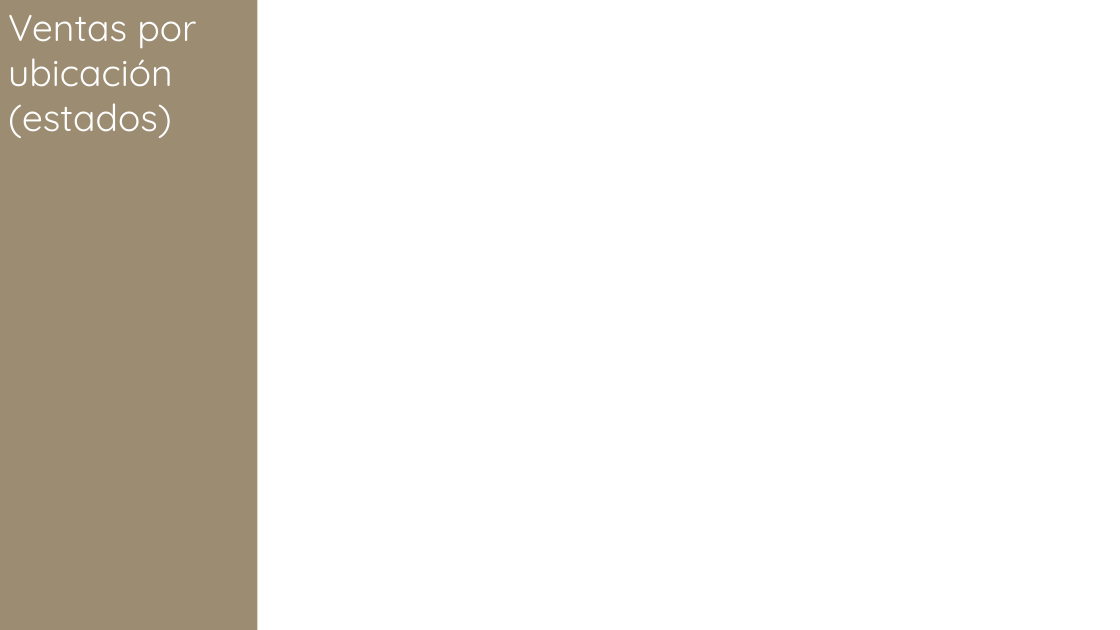
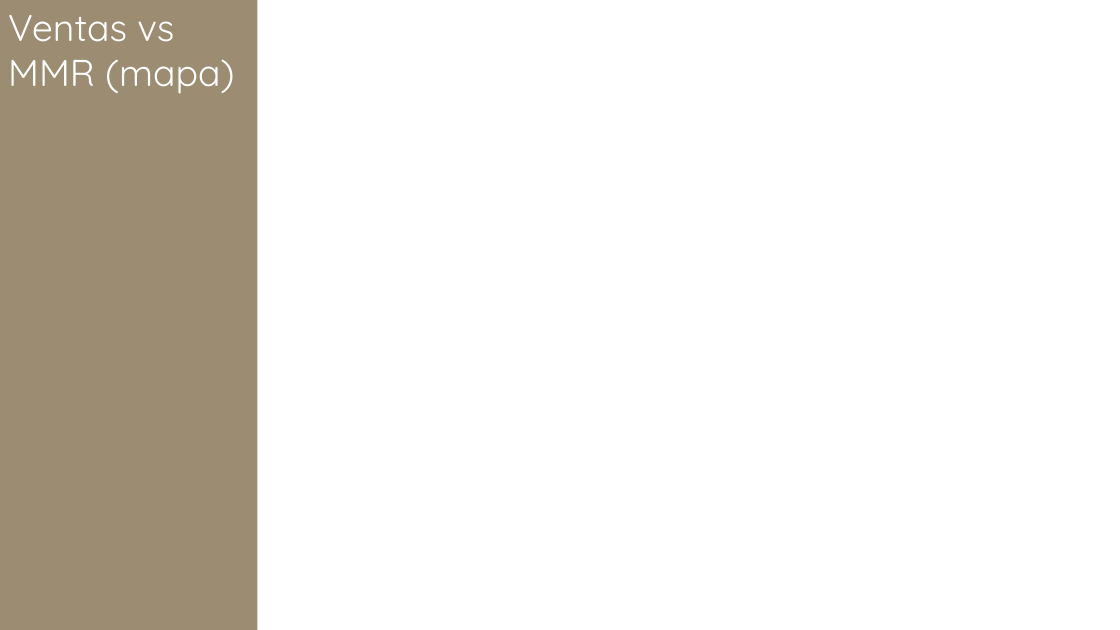
Before and after one commit to chumagram/vehicle-set-data, a slide deck: slide 5 of plantillas.pptx (slide 4 before the commit). Drawn at 1120x630 pixels with LibreOffice and Linux fonts; fonts in the diff are those of the drawing. Boxes give left, top, right and bottom in pixels: in the first picture for what was removed or moved away, otherwise in the second. Text is boxed around its words. In the diff, an @@ line names an element or a change of style, - is before the commit and + after.

```diff
--- a/plantillas.pptx
+++ b/plantillas.pptx
@@ text in rectangle at (x1=8, y1=15, x2=234, y2=94): text changed @@
-Ventas por ubicación (estados)
+Ventas vs MMR (mapa)
```
Also in this commit, not shown: 5 other slides changed, 5 slides added, 1 slide removed, 17 other files.
